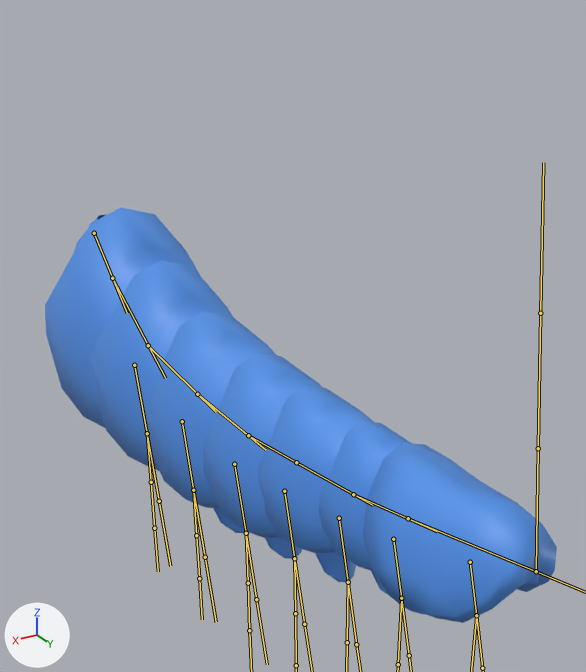
One commit to the FBX model Assets/Models/Shrimp/Cherry/Shrimp_Tail_Cherry.fbx: the scene before it, then after it.
Rendered twice from a 50 mm camera at (0.561, 1.854, 0.54) aimed at (-0.09, 0.77, -0.003). The lights are fixed; the arrows at lower left show +X, +Y and +Z. The bones that bend it are drawn over the model as lines.

Names of what the first picture shows: 'Tail_end_low', 'Tail_low.001', 'Tail_low.002', 'Tail_low.003', 'Tail_low.004', 'Tail_low.005', 'Tail_low.006', 'guts_low', 'swimeret_low.002', 'swimeret_low.003', 'swimeret_low.004', 'swimeret_low.005'.
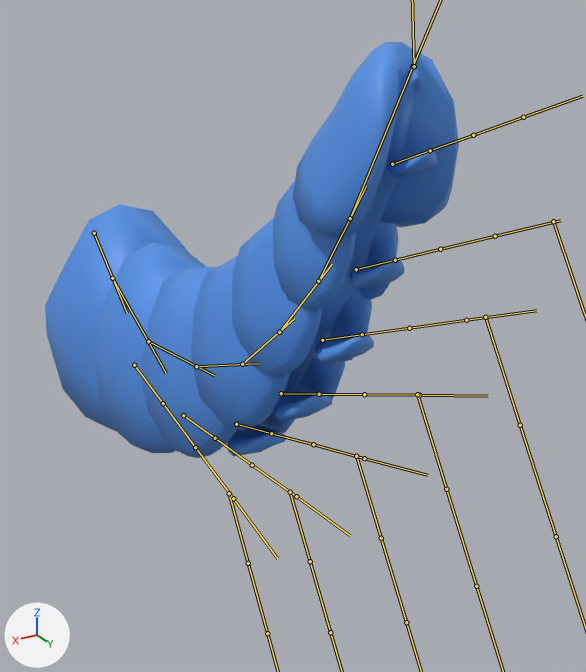
The newer file adds an action. The first version stands in its rest pose; the second is drawn at frame 361 of the action 'Tail|Tail|Tail|Tail.001|Tail|TailAction.001'.

Boxes (x1, y1, x2, y2) around the edits, measured in the pictures (586 x 672 px):
'Tail_end_low', posed (14% narrower, 9% taller)
    before: (363, 443, 557, 623)
    after: (293, 42, 459, 239)
'Tail_low.005', posed
    before: (258, 386, 374, 553)
    after: (232, 218, 372, 378)
'Tail_low.003', posed
    before: (145, 311, 277, 508)
    after: (141, 267, 295, 458)
'Tail_low.004', posed
    before: (203, 354, 323, 538)
    after: (190, 255, 345, 431)
'Tail_low.002', posed
    before: (91, 261, 233, 471)
    after: (89, 243, 206, 453)
'Tail_low.006', posed
    before: (318, 421, 411, 571)
    after: (273, 181, 398, 312)
'Tail_low.001', posed
    before: (45, 207, 200, 428)
    after: (45, 204, 187, 431)
'guts_low', posed
    before: (73, 215, 539, 586)
    after: (272, 66, 423, 413)
'swimeret_low.004', posed
    before: (315, 552, 356, 582)
    after: (315, 333, 374, 364)
'swimeret_low.003', posed
    before: (265, 537, 302, 559)
    after: (274, 391, 333, 421)
'swimeret_low.002', posed
    before: (213, 508, 247, 533)
    after: (227, 425, 286, 456)
'swimeret_low.005', posed
    before: (371, 571, 389, 595)
    after: (349, 259, 405, 288)
'swimeret_low.006', posed (not visible before)
    after: (387, 150, 438, 177)
bone 'Tail.002', root to tip
    before: (112, 278) to (165, 378)
    after: (112, 278) to (166, 373)
bone 'Tail.003', root to tip
    before: (148, 345) to (216, 412)
    after: (148, 341) to (214, 375)
bone 'Tail.004', root to tip
    before: (197, 394) to (266, 450)
    after: (196, 366) to (258, 363)
bone 'Tail.005', root to tip
    before: (248, 435) to (316, 473)
    after: (242, 364) to (294, 318)
bone 'Tail.006', root to tip
    before: (296, 462) to (372, 505)
    after: (279, 332) to (332, 264)
bone 'Tail.007', root to tip
    before: (353, 494) to (437, 531)
    after: (318, 281) to (366, 186)
bone 'Tail.008', root to tip
    before: (408, 518) to (536, 571)
    after: (350, 218) to (413, 66)
bone 'Swimeret.006', root to tip
    before: (470, 562) to (476, 615)
    after: (392, 164) to (430, 150)
bone 'Swimeret.005', root to tip
    before: (393, 539) to (401, 598)
    after: (356, 269) to (395, 260)
bone 'Swimeret.004', root to tip
    before: (339, 518) to (348, 582)
    after: (322, 340) to (362, 334)
bone 'Swimeret.003', root to tip
    before: (284, 491) to (294, 558)
    after: (281, 393) to (319, 394)
bone 'Swimeret.002', root to tip
    before: (234, 464) to (246, 533)
    after: (236, 424) to (271, 433)
bone 'Swimeret.001', root to tip
    before: (182, 421) to (193, 490)
    after: (183, 415) to (215, 438)
bone 'Swimeret', root to tip
    before: (134, 365) to (147, 433)
    after: (134, 365) to (163, 403)

The edits, one by one:
Bone 'Tail.002' (bone_tail_002) turns from (0, 0, 0) to (3, 0, 0) degrees about its own x, y and z.
Bone 'Tail.003' (bone_tail_003) turns from (0, 0, 0) to (8, 0, 0) degrees about its own x, y and z.
Bone 'Tail.004' (bone_tail_004) turns from (0, 0, 0) to (9, 0, 0) degrees about its own x, y and z.
Bone 'Tail.005' (bone_tail_005) turns from (0, 0, 0) to (8, 0, 0) degrees about its own x, y and z.
Bone 'Tail.006' (bone_tail_006) turns from (0, 0, 0) to (7, 0, 0) degrees about its own x, y and z.
Bone 'Tail.007' (bone_tail_007) turns from (0, 0, 0) to (5, 0, 0) degrees about its own x, y and z.
Bone 'Tail.008' (bone_tail_008) turns from (0, 0, 0) to (3, 0, 0) degrees about its own x, y and z.
Bone 'Swimeret.006' (bone_swimeret_006) turns from (0, 0, 0) to (55, 0, 0) degrees about its own x, y and z.
Bone 'Swimeret.005' (bone_swimeret_005) turns from (0, 0, 0) to (62, 0, 0) degrees about its own x, y and z.
Bone 'Swimeret.004' (bone_swimeret_004) turns from (0, 0, 0) to (70, 0, 0) degrees about its own x, y and z.
Bone 'Swimeret.003' (bone_swimeret_003) turns from (0, 0, 0) to (77, 0, 0) degrees about its own x, y and z.
Bone 'Swimeret.002' (bone_swimeret_002) turns from (0, 0, 0) to (82, 0, 0) degrees about its own x, y and z.
Bone 'Swimeret.001' (bone_swimeret_001) turns from (0, 0, 0) to (80, 0, 0) degrees about its own x, y and z.
Bone 'Swimeret' (bone_swimeret) turns from (0, 0, 0) to (65, 0, 0) degrees about its own x, y and z.
Bone 'Tail.end.IK' (bone_tail_end_ik) moves from (0.0, 0.0, 0.0) to (0.0, 0.505, 0.177).
